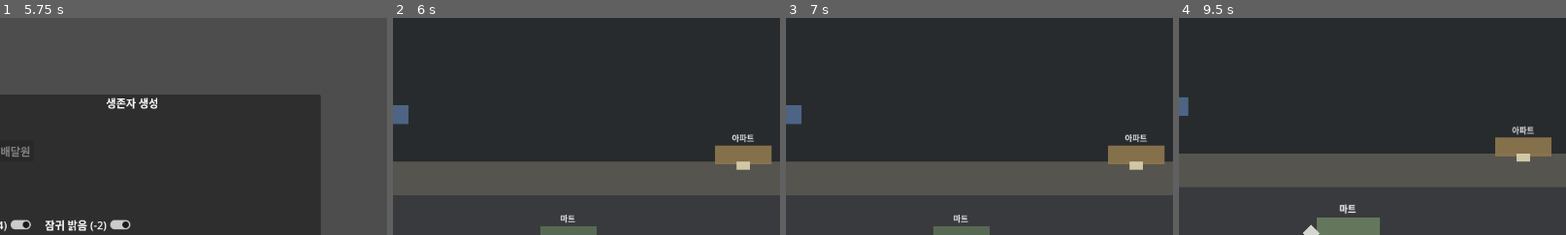
Above: before the commit, frames 1-4 (left to right).
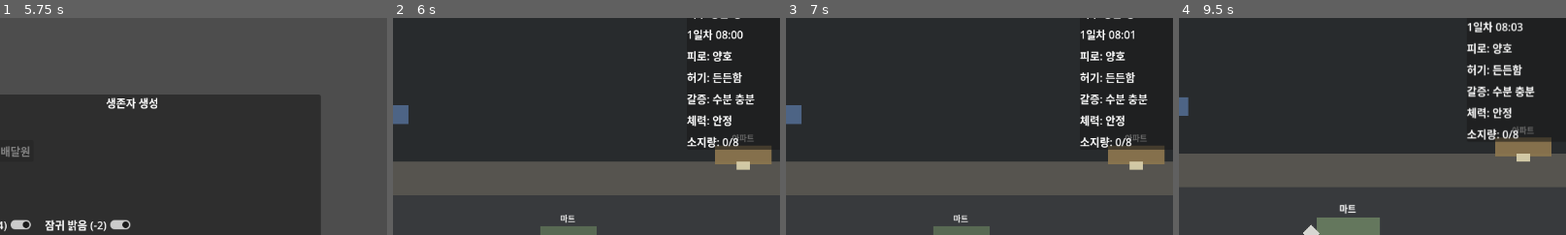
Above: after the commit, the same moments.

Repository: Pupre/apocalypse
Game: Godot game, scene res://scenes/bootstrap/main.tscn
Same seed, same stepped clock (60 frames per second), same inputs: the game is played once before the commit and once after it.
Inputs:
- Up to frame 1 (5.75 s): click "시작" at 0.5 s; click "매장 직원" at 1.25 s; click "배달원" at 2 s; click "운동선수 (-4)" at 2.75 s; click "잠귀 밝음 (-2)" at 3.5 s; click "운 없음 (+4)" at 4.25 s; click "깊은 잠 (+2)" at 5 s
- Up to frame 2 (6 s): click "확정" at 5.75 s
- Up to frame 3 (7 s): tap Enter at 6.5 s; hold D (move_right) from 6.53 s (still down); tap E (enter_building) at 6.6 s
- Up to frame 4 (9.5 s): release D (move_right) at 7.28 s; hold S (move_down) 7.28-8.03 s; tap E (enter_building) at 7.35, 8.1, 8.85 s; hold D (move_right) 8.03-8.78 s; hold W (move_up) from 8.78 s (still down)
The pictures show only the part of the screen within x 33-83%, y 0-50%; the shares and areas given below are measured in that part.

Frame 1 is identical in both runs. In frame 2, 2.6% of the frame differs, in the area x 75-98%, y 0-61%; in frame 3, 2.6%; in frame 4, 2.8%, in the area x 74-97%, y 1-58%.

Commit message:
docs: add indoor ui restructure design

Diff:
--- a/game/scenes/run/run_shell.tscn
+++ b/game/scenes/run/run_shell.tscn
@@ -7,8 +7,8 @@
 [node name="RunShell" type="Node"]
 script = ExtResource("1")
 
+[node name="ModeHost" type="Node" parent="."]
+
 [node name="HUD" parent="." instance=ExtResource("2")]
 
 [node name="TransitionLayer" parent="." instance=ExtResource("3")]
-
-[node name="ModeHost" type="Node" parent="."]
--- a/game/tests/unit/test_run_controller_live_transition.gd
+++ b/game/tests/unit/test_run_controller_live_transition.gd
@@ -42,12 +42,16 @@
 
 	var transition_layer := run_shell.get_node_or_null("TransitionLayer")
 	var mode_host := run_shell.get_node_or_null("ModeHost")
+	var hud := run_shell.get_node_or_null("HUD")
 	var outdoor_mode := run_shell.get_node_or_null("ModeHost/OutdoorMode")
 	var content_library := root.get_node_or_null("ContentLibrary")
 	if not assert_true(transition_layer != null, "Run shell should include a transition layer."):
 		run_shell.free()
 		return
 	if not assert_true(mode_host != null, "Run shell should include a mode host."):
+		run_shell.free()
+		return
+	if not assert_true(hud != null, "Run shell should include a HUD."):
 		run_shell.free()
 		return
 	if not assert_true(outdoor_mode != null, "Run shell should start in outdoor mode."):
@@ -62,6 +66,7 @@
 	):
 		run_shell.free()
 		return
+	assert_true(hud.get_index() > mode_host.get_index(), "HUD should render above the mode host so indoor panels do not hide it.")
 
 	transition_layer.set_duration_for_tests(0.1)
 
Not shown, changed: docs/README.md
Not shown, added: docs/specs/indoor-ui-restructure-design.md
